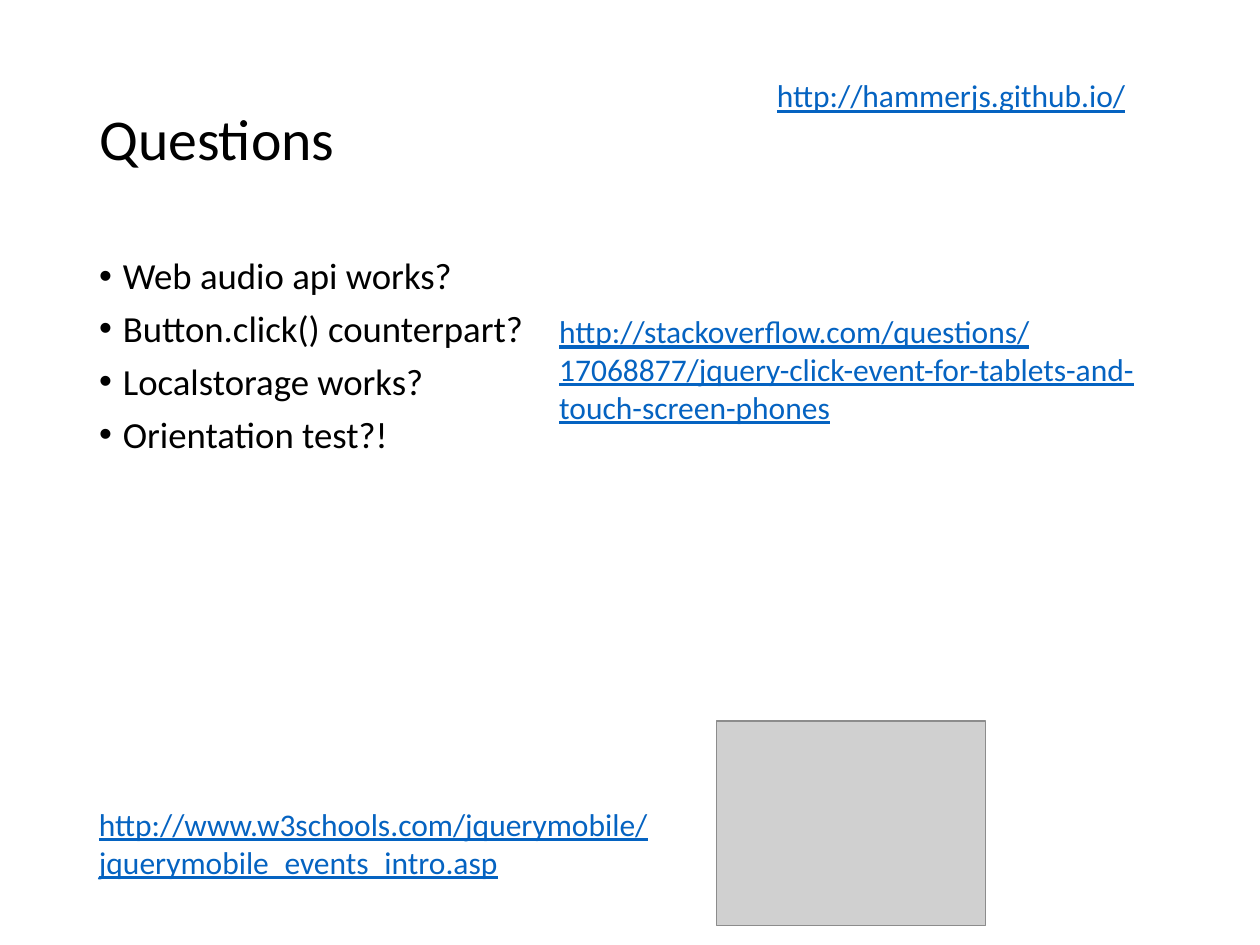
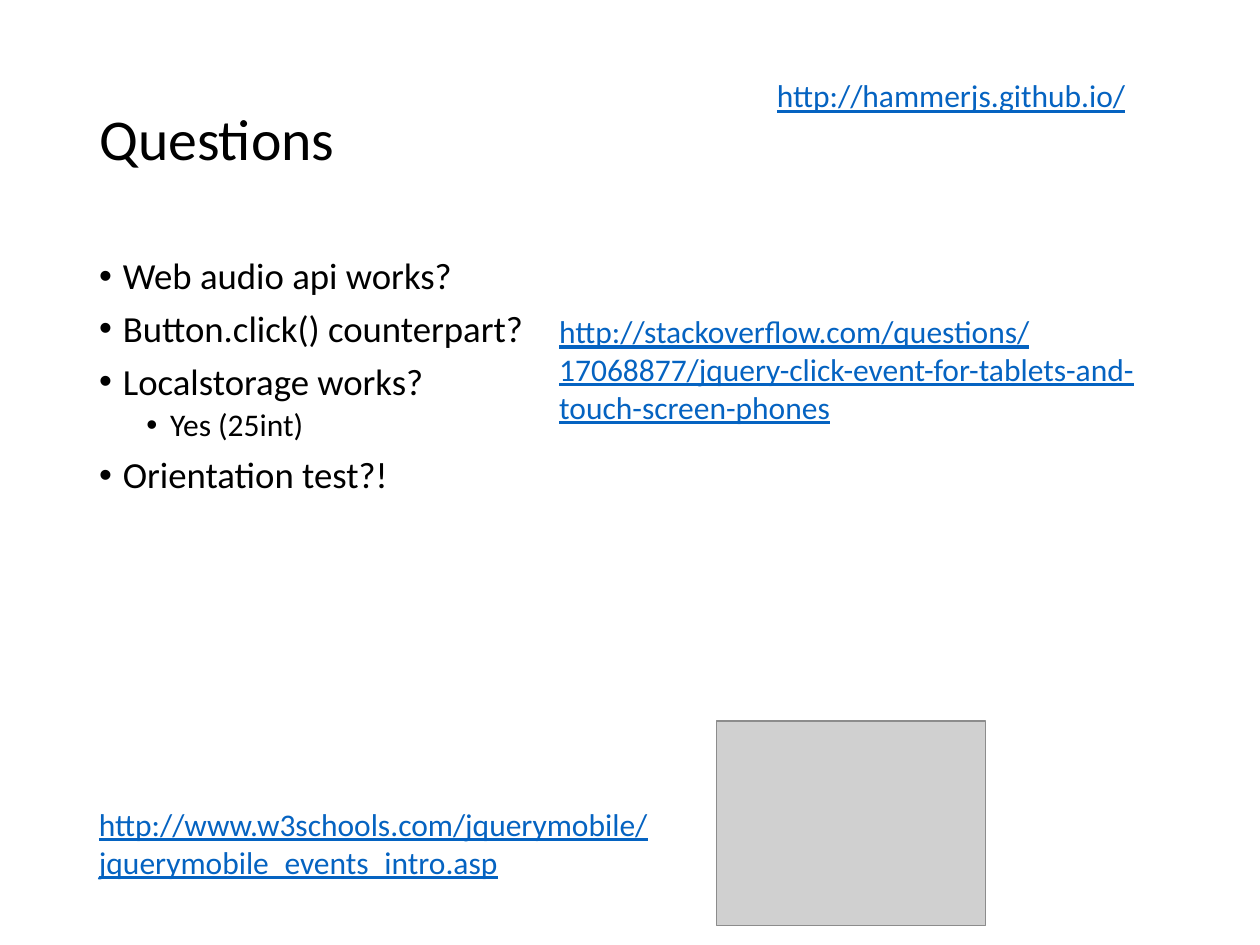
Before and after one commit to jyunming-chen/tutsplus, a slide deck: slide 3 of touch/touch.pptx. Drawn at 1260x945 pixels with LibreOffice and Linux fonts; fonts in the diff are those of the drawing; grey boxes stand for pictures. Boxes give left, top, right and bottom in pixels: in the first picture for what was removed or moved away, otherwise in the second. Text is boxed around its words. In the diff, an @@ line names an element or a change of style, - is before the commit and + after.

```diff
--- a/touch/touch.pptx
+++ b/touch/touch.pptx
@@ text at (170,413,303,440): paragraph added @@
+  • Yes (25int)
```
Also in this commit, not shown: 1 other file.
